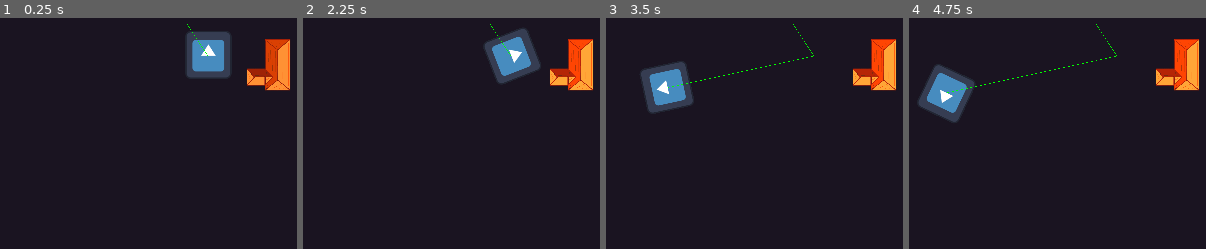
Above: before the commit, frames 1-4 (left to right).
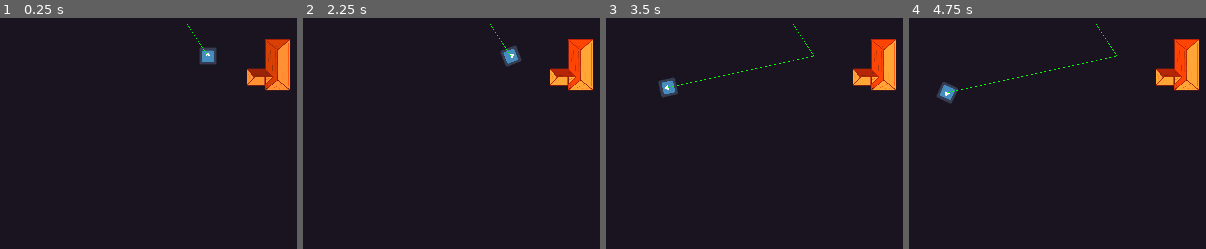
Above: after the commit, the same moments.

Repository: SpyrexDE/BzzBzz
Game: Godot game, scene res://levels/testlvl1.tscn
Same seed, same stepped clock (60 frames per second), same inputs: the game is played once before the commit and once after it. The engine's default icon, where the game draws it, is replaced by a stand-in: a white triangle on a blue panel in a dark square.
Inputs:
- Up to frame 1 (0.25 s): no input
- Up to frame 2 (2.25 s): hold D (steer_right) 0.53-1.28 s; tap Space (interact) at 0.6, 1.35, 2.1 s; hold A (steer_left) 1.28-2.03 s; hold D (steer_right) from 2.03 s (still down)
- Up to frame 3 (3.5 s): release D (steer_right) at 2.78 s; hold W (go_forward) from 2.78 s (still down); tap Space (interact) at 2.85 s
- Up to frame 4 (4.75 s): release W (go_forward) at 3.53 s; hold A (steer_left) from 3.53 s (still down); tap Space (interact) at 3.6, 4.35 s

The runs differ from the first frame. In frame 1, 2.7% of the frame differs, in the area x 62-78%, y 6-26%; in frame 2, 2.7%; in frame 3, 2.7%, in the area x 11-30%, y 19-42%; in frame 4, 2.7%.

Commit message:
added Fels, Hecke, Kiste

Diff:
--- a/levels/testlvl2.tscn
+++ b/levels/testlvl2.tscn
@@ -1,8 +1,11 @@
-[gd_scene load_steps=4 format=3 uid="uid://ybf3jv7g5s6b"]
+[gd_scene load_steps=7 format=3 uid="uid://ybf3jv7g5s6b"]
 
 [ext_resource type="PackedScene" uid="uid://b1gg5e8kp4384" path="res://robot/robot.tscn" id="1_qiamr"]
 [ext_resource type="PackedScene" uid="uid://cswjddao7c7gd" path="res://props/haus.tscn" id="2_lykm4"]
 [ext_resource type="PackedScene" uid="uid://dd4pjpgedovfg" path="res://props/Hinderniss_Wasser/wasser_teich.tscn" id="3_o1ddo"]
+[ext_resource type="PackedScene" uid="uid://c1dxd27ews2cu" path="res://props/Hecke/hecke.tscn" id="4_r43wu"]
+[ext_resource type="PackedScene" uid="uid://blhl3st23e63b" path="res://props/kiste/kiste.tscn" id="5_svl15"]
+[ext_resource type="PackedScene" uid="uid://m1f2y8cfvcd0" path="res://props/Fels/Fels.tscn" id="6_fwqom"]
 
 [node name="TestLevel2" type="Node2D"]
 
@@ -13,3 +16,15 @@
 
 [node name="Wasser_Teich" parent="." instance=ExtResource("3_o1ddo")]
 position = Vector2(342, 23)
+
+[node name="Hecke" parent="." instance=ExtResource("4_r43wu")]
+position = Vector2(49, 293)
+rotation = 1.5708
+
+[node name="Kiste" parent="." instance=ExtResource("5_svl15")]
+position = Vector2(689, -147)
+scale = Vector2(5, 5)
+
+[node name="Fels" parent="." instance=ExtResource("6_fwqom")]
+position = Vector2(408, -212)
+scale = Vector2(2, 2)
--- /dev/null
+++ b/props/Fels/Fels.tscn
@@ -0,0 +1,11 @@
+[gd_scene load_steps=2 format=3 uid="uid://m1f2y8cfvcd0"]
+
+[ext_resource type="Texture2D" uid="uid://c7ghycw2rs8c2" path="res://Fels.png" id="1_1bnd5"]
+
+[node name="Fels" type="StaticBody2D"]
+
+[node name="CollisionShape2D" type="CollisionPolygon2D" parent="."]
+polygon = PackedVector2Array(-70, -47, -52, -63, 31, -69, 46, -48, 62, -44, 63, -30, 55, -19, 55, 17, 38, 52, -20, 72, -68, 58, -85, 14, -69, -16, -83, -36)
+
+[node name="Sprite2D" type="Sprite2D" parent="."]
+texture = ExtResource("1_1bnd5")
--- /dev/null
+++ b/props/Hecke/hecke.tscn
@@ -0,0 +1,24 @@
+[gd_scene load_steps=3 format=3 uid="uid://c1dxd27ews2cu"]
+
+[ext_resource type="Texture2D" uid="uid://bs2ws6bnp45bp" path="res://Hecke.png" id="1_w7q64"]
+
+[sub_resource type="RectangleShape2D" id="RectangleShape2D_dmufs"]
+size = Vector2(188, 82.8125)
+
+[node name="Hecke" type="StaticBody2D"]
+collision_layer = 0
+collision_mask = 0
+
+[node name="CollisionShape2D" type="CollisionShape2D" parent="."]
+position = Vector2(-1, 10.4063)
+shape = SubResource("RectangleShape2D_dmufs")
+
+[node name="Sprite2D" type="Sprite2D" parent="."]
+texture = ExtResource("1_w7q64")
+
+[node name="Area2D" type="Area2D" parent="."]
+collision_layer = 0
+
+[node name="CollisionShape2D2" type="CollisionShape2D" parent="Area2D"]
+position = Vector2(-1, 10.4063)
+shape = SubResource("RectangleShape2D_dmufs")
--- a/props/Hinderniss_Wasser/wasser_teich.tscn
+++ b/props/Hinderniss_Wasser/wasser_teich.tscn
@@ -12,6 +12,7 @@
 polygon = PackedVector2Array(-128, -90, -99, -111, -26, -83, 42, -57, 141, -59, 150, -32, 144, 19, 46, 121, -63, 113, -156, 52, -159, -47)
 
 [node name="Sprite2D" type="Sprite2D" parent="."]
+z_index = -1
 texture = ExtResource("1_h2xk1")
 
 [node name="Area2D" type="Area2D" parent="."]
--- /dev/null
+++ b/props/kiste/kiste.tscn
@@ -0,0 +1,14 @@
+[gd_scene load_steps=3 format=3 uid="uid://blhl3st23e63b"]
+
+[ext_resource type="Texture2D" uid="uid://dnltvvcfgmtk" path="res://Kiste.png" id="1_mgjn0"]
+
+[sub_resource type="RectangleShape2D" id="RectangleShape2D_vhbhw"]
+size = Vector2(28, 28)
+
+[node name="Kiste" type="StaticBody2D"]
+
+[node name="Sprite2D" type="Sprite2D" parent="."]
+texture = ExtResource("1_mgjn0")
+
+[node name="CollisionShape2D" type="CollisionShape2D" parent="."]
+shape = SubResource("RectangleShape2D_vhbhw")
--- a/robot/robot.tscn
+++ b/robot/robot.tscn
@@ -14,8 +14,6 @@
 steering_speed = 0.1
 
 [node name="Sprite" type="Sprite2D" parent="."]
-position = Vector2(3, -8.5)
-scale = Vector2(2.61017, 2.70909)
 texture = ExtResource("2_y6hw3")
 
 [node name="CollisionShape" type="CollisionShape2D" parent="."]
Binary file added: Fels.png
Not shown, added: Fels.png.import
Binary file added: Hecke.png
Not shown, added: Hecke.png.import
Binary file added: Kiste.png
Not shown, added: Kiste.png.import
